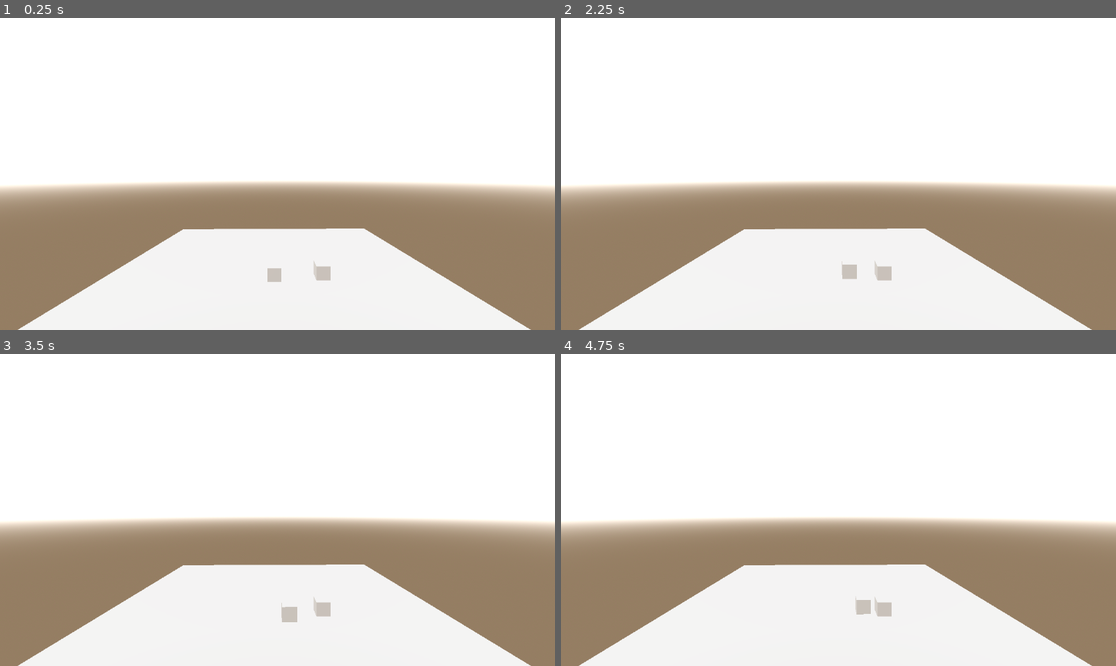
Above: before the commit, frames 1-4 (two rows, left to right).
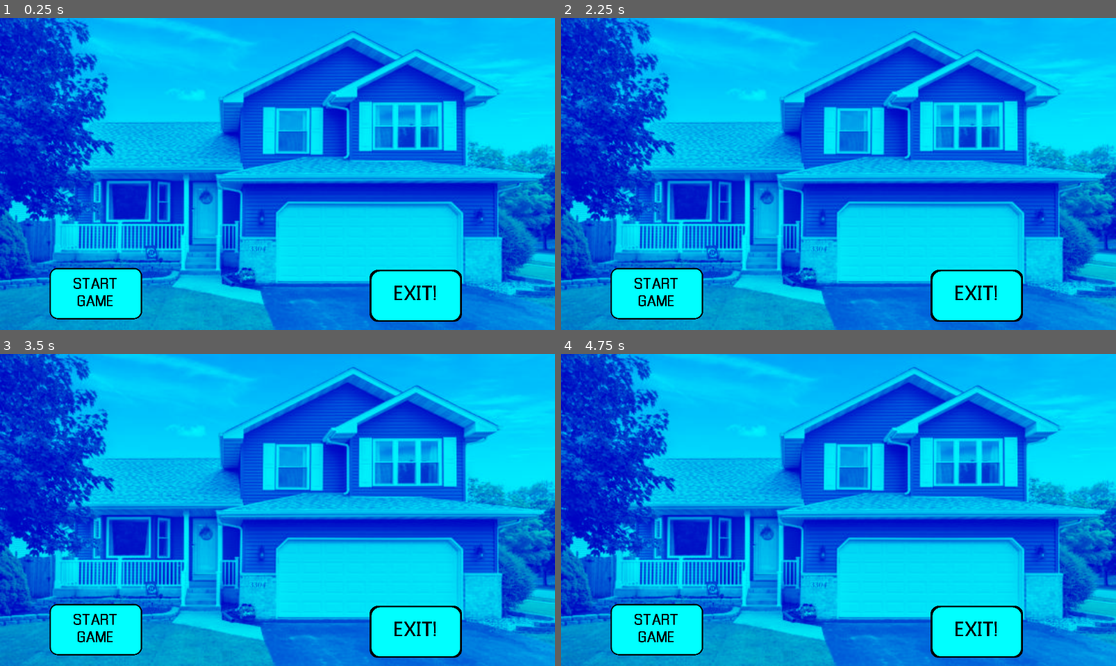
Above: after the commit, the same moments.

Repository: JCoMcL/ggj-smart-casual
Game: Godot game, scene res://root.tscn
Two runs of this game, one before a commit and one after it. Both use one fixed random seed, a clock stepped at 60 frames per second and the inputs below.
Inputs (mouse positions are in pixels of both pictures, inside the frame that each line leads up to):
- Up to frame 1 (0.25 s): no input
- Up to frame 2 (2.25 s): click (655, 292) at 0.52 s; click (655, 292) at 1.27 s; tap Enter at 2 s; hold D (right) from 2.03 s (still down)
- Up to frame 3 (3.5 s): tap Space at 2.75 s; release D (right) at 2.78 s; hold S (down) from 2.78 s (still down)
- Up to frame 4 (4.75 s): tap Enter at 3.5 s; release S (down) at 3.53 s; hold D (right) 3.53-4.28 s; tap Space at 4.25 s; hold W (up) from 4.28 s (still down)

The runs differ from the first frame. In frame 1, 100% of the frame differs, in the area x 0-100%, y 0-100%; in frame 2, 100%; in frame 3, 100%; in frame 4, 100%.

Commit message:
added home screen and ui

Diff:
--- a/root.tscn
+++ b/root.tscn
@@ -1,6 +1,9 @@
 [gd_scene format=3 uid="uid://bfs2srvl38btg"]
 
 [ext_resource type="Script" uid="uid://vynp1swda7df" path="res://root.gd" id="1_pq8q7"]
+[ext_resource type="Texture2D" uid="uid://cu2710hn5uk8q" path="res://Ui/Background image.png" id="2_pyidc"]
+[ext_resource type="Texture2D" uid="uid://bom0pse46lcna" path="res://Ui/Start botton v2.png" id="3_28aoi"]
+[ext_resource type="Texture2D" uid="uid://d3j3ybphlsh7k" path="res://Ui/Exit botton v2.png" id="4_jnlp7"]
 
 [node name="Root" type="Control" unique_id=1950327171]
 layout_mode = 3
@@ -22,4 +25,34 @@
 
 [node name="SubViewport" type="SubViewport" parent="SubViewportContainer" unique_id=1164338855]
 unique_name_in_owner = true
+handle_input_locally = false
 size = Vector2i(1152, 648)
+render_target_update_mode = 4
+
+[node name="TextureRect" type="TextureRect" parent="." unique_id=336997427]
+layout_mode = 1
+anchors_preset = 15
+anchor_right = 1.0
+anchor_bottom = 1.0
+grow_horizontal = 2
+grow_vertical = 2
+texture = ExtResource("2_pyidc")
+expand_mode = 3
+
+[node name="StartGameButton" type="TextureButton" parent="." unique_id=516303956]
+layout_mode = 0
+offset_left = 103.0
+offset_top = 519.0
+offset_right = 2023.0
+offset_bottom = 1585.0
+scale = Vector2(0.1, 0.1)
+texture_normal = ExtResource("3_28aoi")
+
+[node name="ExitButton" type="TextureButton" parent="." unique_id=551136357]
+layout_mode = 0
+offset_left = 767.0
+offset_top = 523.0
+offset_right = 2687.0
+offset_bottom = 1603.0
+scale = Vector2(0.1, 0.1)
+texture_normal = ExtResource("4_jnlp7")
Binary file added: Ui/Background image.png
Not shown, added: Ui/Background image.png.import
Binary file added: Ui/Exit botton v2.png
Not shown, added: Ui/Exit botton v2.png.import
Binary file added: Ui/Start botton v2.png
Not shown, added: Ui/Start botton v2.png.import
